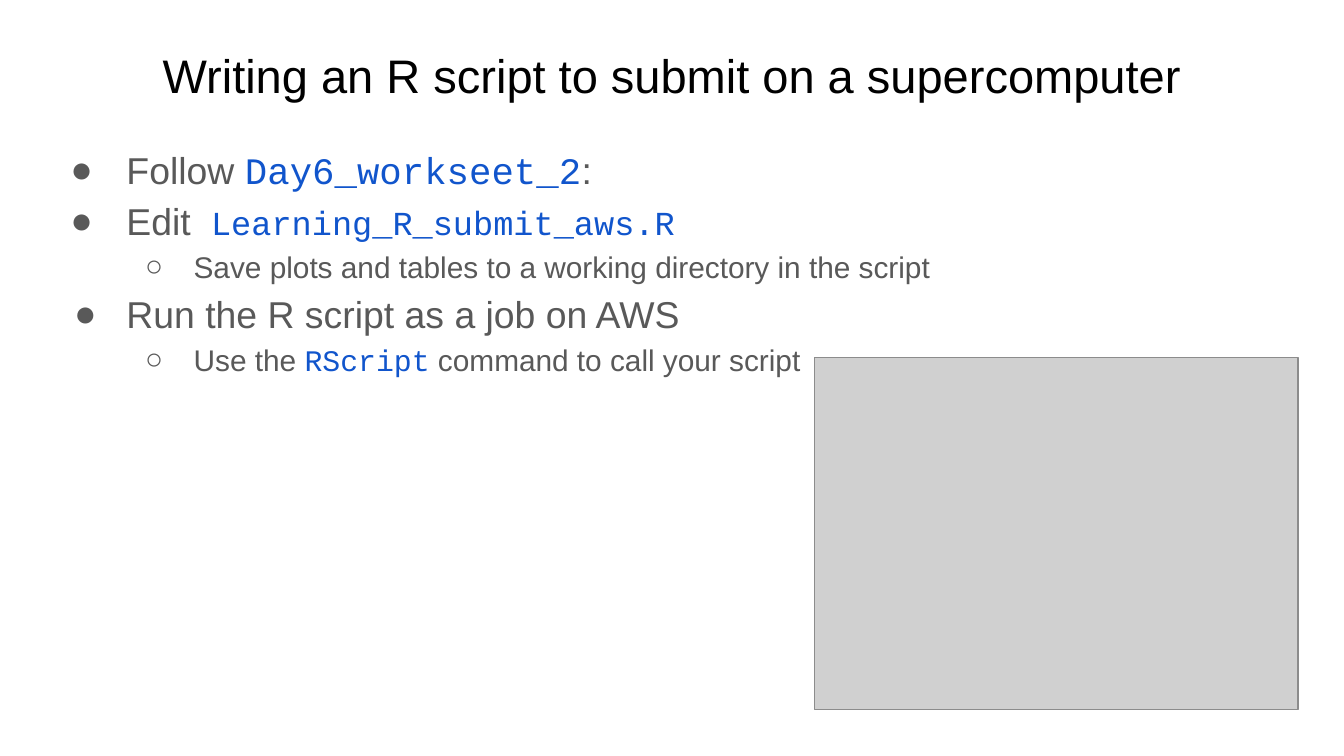
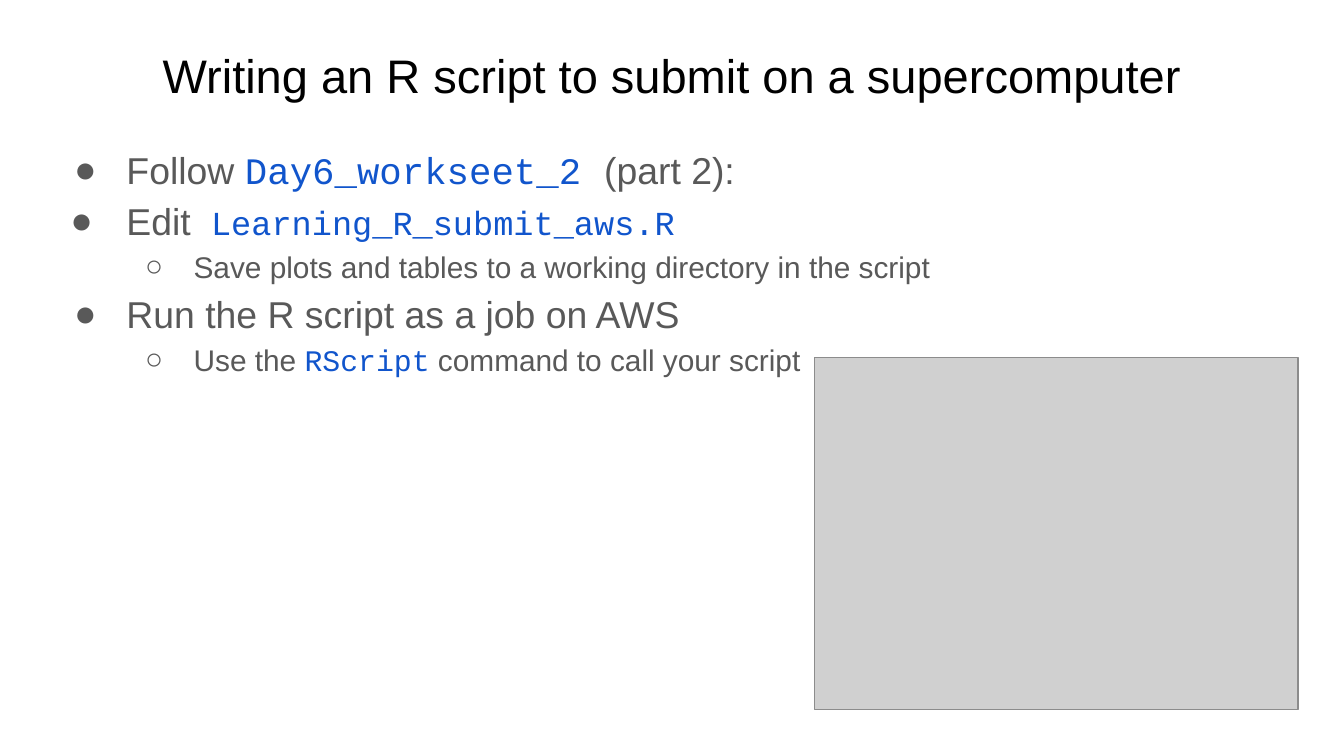
Before and after one commit to Dowell-Lab/srworkshop, a slide deck: slide 10 of day06/slides/Day6_slides.pptx. Drawn at 1344x756 pixels with LibreOffice and Linux fonts; fonts in the diff are those of the drawing; grey boxes stand for pictures. Boxes give left, top, right and bottom in pixels: in the first picture for what was removed or moved away, otherwise in the second. Text is boxed around its words. In the diff, an @@ line names an element or a change of style, - is before the commit and + after.

```diff
--- a/day06/slides/Day6_slides.pptx
+++ b/day06/slides/Day6_slides.pptx
@@ text at bbox=[126, 157, 735, 192]: text changed @@
-● Follow Day6_workseet_2:
+● Follow Day6_workseet_2 (part 2):
```
Also in this commit, not shown: 1 other slide changed.
